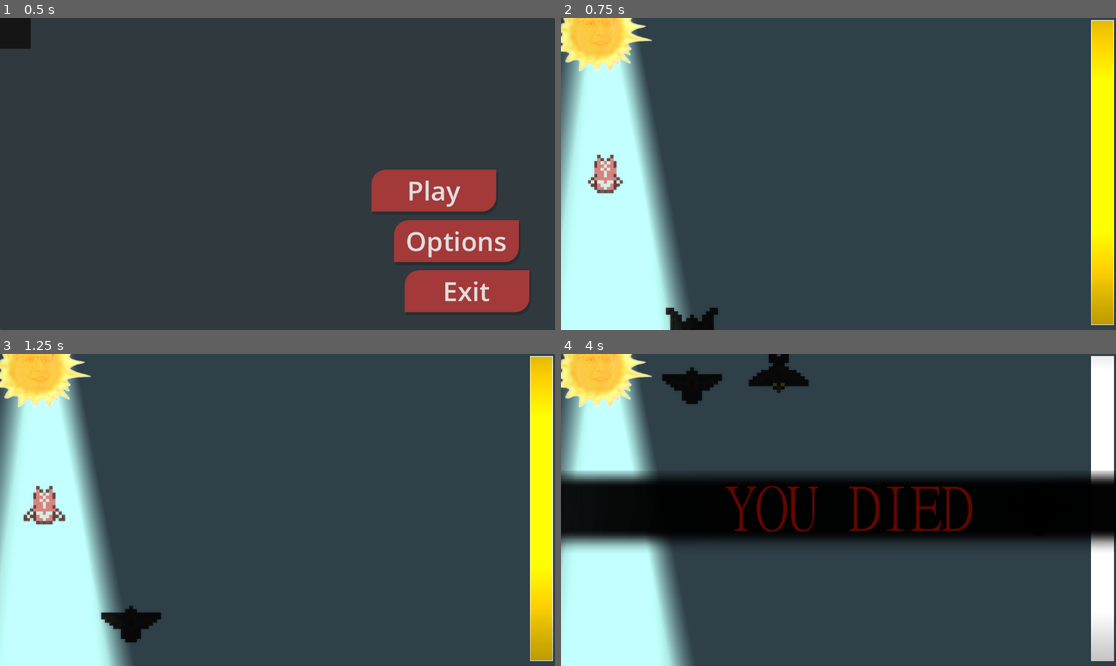
Above: before the commit, frames 1-4 (two rows, left to right).
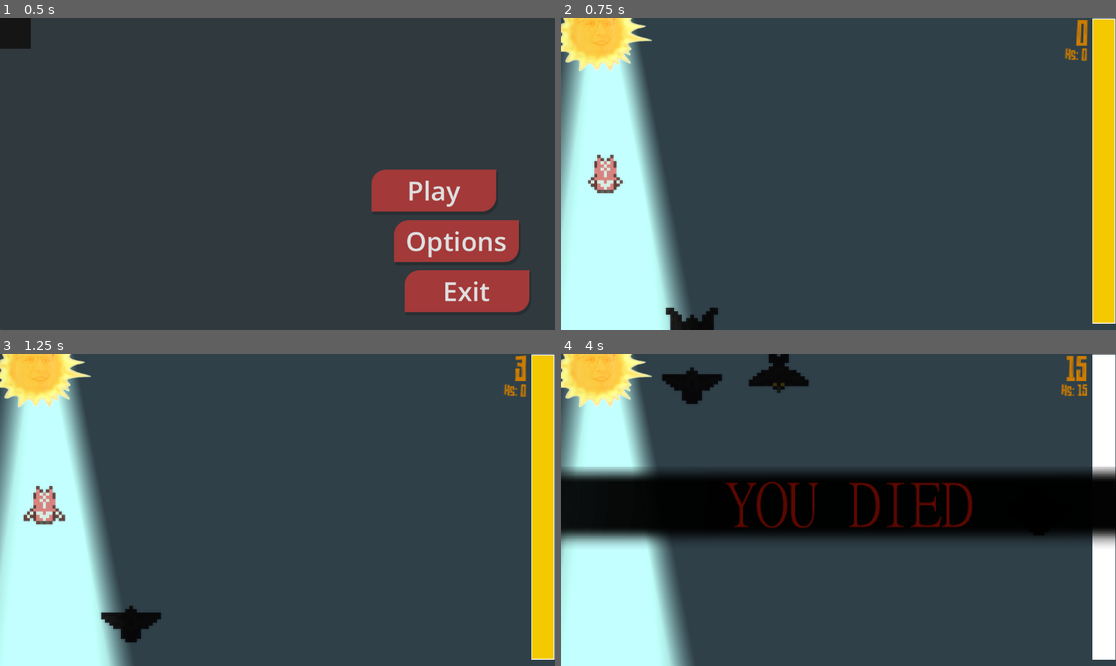
Above: after the commit, the same moments.

Repository: AuroraFreire/horizons-europa
Game: Godot game, scene res://main_menu.tscn
Two runs of this game, one before a commit and one after it. Both use one fixed random seed, a clock stepped at 60 frames per second and the inputs below. Video files are missing from this copy of the repository; at most half a second of black plays in their place.
Inputs (mouse positions are in pixels of both pictures, inside the frame that each line leads up to):
- Up to frame 1 (0.5 s): no input
- Up to frame 2 (0.75 s): click "Play" at 0.5 s
- Up to frame 3 (1.25 s): no input
- Up to frame 4 (4 s): move the mouse to (960, 494) at 1.27 s; hold D (right) 1.28-2.03 s; click (960, 494) at 1.42 s; move the mouse to (727, 525) at 2.02 s; hold A (left) 2.03-2.78 s; move the mouse to (894, 441) at 2.77 s; hold D (right) from 2.78 s (still down); move the mouse to (810, 572) at 3.52 s; click (810, 572) at 3.67 s

Frame 1 is identical in both runs. In frame 2, 3.8% of the frame differs, in the area x 90-100%, y 0-99%; in frame 3, 3.8%; in frame 4, 4.9%, in the area x 0-100%, y 0-99%.

Commit message:
add highscore counter

Diff:
--- a/bar.gd
+++ b/bar.gd
@@ -1,6 +1,6 @@
 extends ColorRect
 
-@onready var sun = get_node("../../Sun")
+@onready var sun = get_node("../../../Sun")
 
 func _process(_delta: float) -> void:
 	scale.y = sun.counter
--- a/player.gd
+++ b/player.gd
@@ -7,21 +7,43 @@
 var target_pos
 var restart := false
 @onready var sun = get_node("../Sun")
-@onready var death_screen = get_node("../Death")
-@onready var death_overlay = get_node("../DeathOverlay")
+@onready var death_screen = get_node("../HUD Layer/Death")
+@onready var death_overlay = get_node("../HUD Layer/DeathOverlay")
 @onready var death_sound = get_node("../DeathSFX")
+@onready var score_label: Label = get_node("../HUD Layer/ScoreLabel")
+@onready var highscore_label: Label = get_node("../HUD Layer/HighScore")
 @onready var captcha = get_node("../Captcha")
 
 var died = false
 var die_counter = 0.0
 
+var save: ConfigFile
+var score = 0.0
+
 func _ready():
 	position_offset = position
 	target_pos = position.x
 
+	save = ConfigFile.new()
+	var err = save.load("user://save.txt")
+	if err:
+		save.set_value("save","highscore",0.0)
+		print("new")
+	highscore_label.text = "Hs: " + str(int(save.get_value("save","highscore")*5.0))
+
 func die():
 	if died:
 		return
+
+	print(score)
+	var old = save.get_value("save","highscore")
+	if score > old:
+		save.set_value("save","highscore",score)
+		save.save("user://save.txt")
+		print("new high")
+		highscore_label.text = "Hs: " + str(int(score*5.0))
+	score = 0
+
 	died = true
 	death_sound.play()
 
@@ -36,12 +58,14 @@
 			death_screen.modulate.a = die_counter / 0.3
 		elif die_counter <= 0.3+1.0:
 			death_overlay.modulate.a = (die_counter-0.3)/1.0
-			print(death_overlay.modulate.a)
 		else:
 			if not restart:
 				restart = true
 			await get_tree().create_timer(0.9).timeout
 			get_tree().change_scene_to_file("res://world.tscn")
+	else:
+		score += delta
+		score_label.text = str(int(score*5.0))
 
 	var prev_lane = lane_index
 	if can_move:
@@ -67,5 +91,4 @@
 		position.x = max(position.x-delta*const_speed,target_pos)
 
 func _on_area_2d_area_entered(_area: Area2D) -> void:
-	print("die")
 	die()
--- a/project.godot
+++ b/project.godot
@@ -12,7 +12,7 @@
 
 config/name="horizons-europafr"
 run/main_scene="uid://bmfsjx6uxpphe"
-config/features=PackedStringArray("4.7", "GL Compatibility")
+config/features=PackedStringArray("4.6", "GL Compatibility")
 config/icon="res://icon.svg"
 
 [audio]
--- a/sun.gd
+++ b/sun.gd
@@ -30,6 +30,6 @@
 	if(player.lane_index != sun.lane_index):
 		counter = max(counter-delta/2.5,0.0)
 		if(counter <= 0):
-			print("dead")
+			pass
 	elif(player.lane_index == sun.lane_index):
 		counter = min(counter+delta*2.0,1.0)
--- a/world.tscn
+++ b/world.tscn
@@ -3,6 +3,7 @@
 [ext_resource type="Script" uid="uid://byhsd5mmq28iu" path="res://bar.gd" id="1_036b0"]
 [ext_resource type="PackedScene" uid="uid://cbfxu4pgr1ea6" path="res://player.tscn" id="1_f3sb7"]
 [ext_resource type="Script" uid="uid://m0nyhnb1piwp" path="res://world.gd" id="1_ic0uy"]
+[ext_resource type="FontFile" uid="uid://bommj3adrys8u" path="res://Naluka.ttf" id="2_k3n1d"]
 [ext_resource type="PackedScene" uid="uid://g8rnhvtwqv1o" path="res://small_bird.tscn" id="3_aqk2v"]
 [ext_resource type="Script" uid="uid://bnq80bt5ckng5" path="res://enemy_spawner.gd" id="3_tlwt5"]
 [ext_resource type="PackedScene" uid="uid://b5ov2aybr1o5m" path="res://sun.tscn" id="4_aqk2v"]
@@ -11,6 +12,16 @@
 [ext_resource type="AudioStream" uid="uid://nycblk5rt5dq" path="res://josh.wav" id="8_ic0uy"]
 [ext_resource type="AudioStream" uid="uid://cv0104fv8hrax" path="res://junya.wav" id="10_2o6r5"]
 [ext_resource type="PackedScene" uid="uid://br8p5q6xh5t1g" path="res://captcha.tscn" id="10_wse8f"]
+
+[sub_resource type="LabelSettings" id="LabelSettings_2o6r5"]
+font = ExtResource("2_k3n1d")
+font_size = 26
+font_color = Color(0.80545735, 0.4867561, 7.70092e-07, 1)
+
+[sub_resource type="LabelSettings" id="LabelSettings_k3n1d"]
+font = ExtResource("2_k3n1d")
+font_size = 12
+font_color = Color(0.80545735, 0.4867561, 7.70092e-07, 1)
 
 [sub_resource type="Gradient" id="Gradient_aqk2v"]
 offsets = PackedFloat32Array(1)
@@ -65,69 +76,46 @@
 [node name="World" type="Node2D" unique_id=906349818]
 script = ExtResource("1_ic0uy")
 
-[node name="UI Light" type="PointLight2D" parent="." unique_id=713588527]
-position = Vector2(310, -19)
-scale = Vector2(0.75663596, 409.41565)
-energy = 1.5
-range_item_cull_mask = 2
-texture = SubResource("GradientTexture1D_036b0")
-
-[node name="SunLight" type="PointLight2D" parent="." unique_id=901353914]
-position = Vector2(-3.0000076, -124)
-rotation = 1.5707964
-scale = Vector2(0.542, -4024.02)
-energy = 0.8
-range_item_cull_mask = 4
-texture = SubResource("GradientTexture1D_036b0")
-
-[node name="UI Light 2" type="PointLight2D" parent="." unique_id=1100730954]
-position = Vector2(0, -1.5258789e-05)
-rotation = 1.5707964
-scale = Vector2(0.542, -4024.02)
-energy = 0.8
-range_item_cull_mask = 4
-texture = SubResource("GradientTexture1D_036b0")
-
-[node name="Sky" type="ColorRect" parent="." unique_id=845655954]
-offset_left = -300.0
-offset_top = -175.0
-offset_right = 325.0
-offset_bottom = 192.0
-color = Color(0.64705884, 0.88235295, 1, 1)
-
-[node name="CanvasModulate" type="CanvasModulate" parent="." unique_id=1019229192]
-color = Color(0.28485027, 0.28485027, 0.28485027, 1)
-
-[node name="Player" parent="." unique_id=457258285 instance=ExtResource("1_f3sb7")]
-position = Vector2(-242, 0)
-
-[node name="Camera2D" type="Camera2D" parent="." unique_id=1129047148]
-zoom = Vector2(2, 2)
-
-[node name="EnemySpawner" type="Node2D" parent="." unique_id=856111891]
-position = Vector2(0, -177)
-script = ExtResource("3_tlwt5")
-enemy_types = Array[PackedScene]([ExtResource("3_aqk2v")])
-
-[node name="Sun" parent="." unique_id=876680902 instance=ExtResource("4_aqk2v")]
-
-[node name="EnergyBar" type="Control" parent="." unique_id=1795019983]
+[node name="HUD Layer" type="CanvasLayer" parent="." unique_id=1588094315]
+
+[node name="ScoreLabel" type="Label" parent="HUD Layer" unique_id=1752077986]
+offset_left = 928.0
+offset_top = 4.0
+offset_right = 1011.0
+offset_bottom = 42.0
+scale = Vector2(2, 2)
+text = "0"
+label_settings = SubResource("LabelSettings_2o6r5")
+horizontal_alignment = 2
+
+[node name="HighScore" type="Label" parent="HUD Layer" unique_id=442678640]
+offset_left = 928.0
+offset_top = 63.0
+offset_right = 1011.0
+offset_bottom = 101.0
+scale = Vector2(2, 2)
+text = "Hs: 0"
+label_settings = SubResource("LabelSettings_k3n1d")
+horizontal_alignment = 2
+
+[node name="EnergyBar" type="Control" parent="HUD Layer" unique_id=1795019983]
 light_mask = 2
 visibility_layer = 2
 layout_mode = 3
 anchors_preset = 0
-offset_left = 262.0
-offset_top = -160.0
-offset_right = 302.0
-offset_bottom = -120.0
-
-[node name="BG" type="ColorRect" parent="EnergyBar" unique_id=1631580154]
+offset_left = 1103.0
+offset_top = 1.0
+offset_right = 1143.0
+offset_bottom = 41.0
+scale = Vector2(2, 2)
+
+[node name="BG" type="ColorRect" parent="HUD Layer/EnergyBar" unique_id=1631580154]
 light_mask = 2
 layout_mode = 0
 offset_right = 24.0
 offset_bottom = 317.0
 
-[node name="Bar" type="ColorRect" parent="EnergyBar" unique_id=1800226267]
+[node name="Bar" type="ColorRect" parent="HUD Layer/EnergyBar" unique_id=1800226267]
 light_mask = 2
 layout_mode = 0
 offset_left = 23.0
@@ -138,22 +126,55 @@
 color = Color(0.95562464, 0.7876952, 0, 1)
 script = ExtResource("1_036b0")
 
-[node name="Death" type="TextureRect" parent="." unique_id=142952948]
+[node name="Death" type="TextureRect" parent="HUD Layer" unique_id=142952948]
 modulate = Color(1, 1, 1, 0)
 light_mask = 4
-offset_left = -301.0
-offset_top = -41.0
-offset_right = 309.0
-offset_bottom = 45.0
+offset_left = -26.0
+offset_top = 234.0
+offset_right = 584.0
+offset_bottom = 320.0
+scale = Vector2(2, 2)
 texture = ExtResource("6_dwbse")
 
-[node name="DeathOverlay" type="ColorRect" parent="." unique_id=837360246]
+[node name="DeathOverlay" type="ColorRect" parent="HUD Layer" unique_id=837360246]
 modulate = Color(1, 1, 1, 0)
+offset_left = -48.0
+offset_top = -31.0
+offset_right = 577.0
+offset_bottom = 336.0
+scale = Vector2(2, 2)
+color = Color(0, 0, 0, 1)
+
+[node name="SunLight" type="PointLight2D" parent="." unique_id=901353914]
+position = Vector2(-3.0000076, -124)
+rotation = 1.5707964
+scale = Vector2(0.542, -4024.02)
+energy = 0.8
+range_item_cull_mask = 4
+texture = SubResource("GradientTexture1D_036b0")
+
+[node name="Sky" type="ColorRect" parent="." unique_id=845655954]
 offset_left = -300.0
 offset_top = -175.0
 offset_right = 325.0
 offset_bottom = 192.0
-color = Color(0, 0, 0, 1)
+color = Color(0.64705884, 0.88235295, 1, 1)
+
+[node name="CanvasModulate" type="CanvasModulate" parent="." unique_id=1019229192]
+color = Color(0.28485027, 0.28485027, 0.28485027, 1)
+
+[node name="Player" parent="." unique_id=457258285 instance=ExtResource("1_f3sb7")]
+position = Vector2(-242, 0)
+
+[node name="Camera2D" type="Camera2D" parent="." unique_id=1129047148]
+zoom = Vector2(2, 2)
+
+[node name="EnemySpawner" type="Node2D" parent="." unique_id=856111891]
+position = Vector2(0, -177)
+script = ExtResource("3_tlwt5")
+enemy_types = Array[PackedScene]([ExtResource("3_aqk2v")])
+
+[node name="Sun" parent="." unique_id=876680902 instance=ExtResource("4_aqk2v")]
 
 [node name="DeathSFX" type="AudioStreamPlayer" parent="." unique_id=351282972]
 stream = SubResource("AudioStreamRandomizer_306tr")
